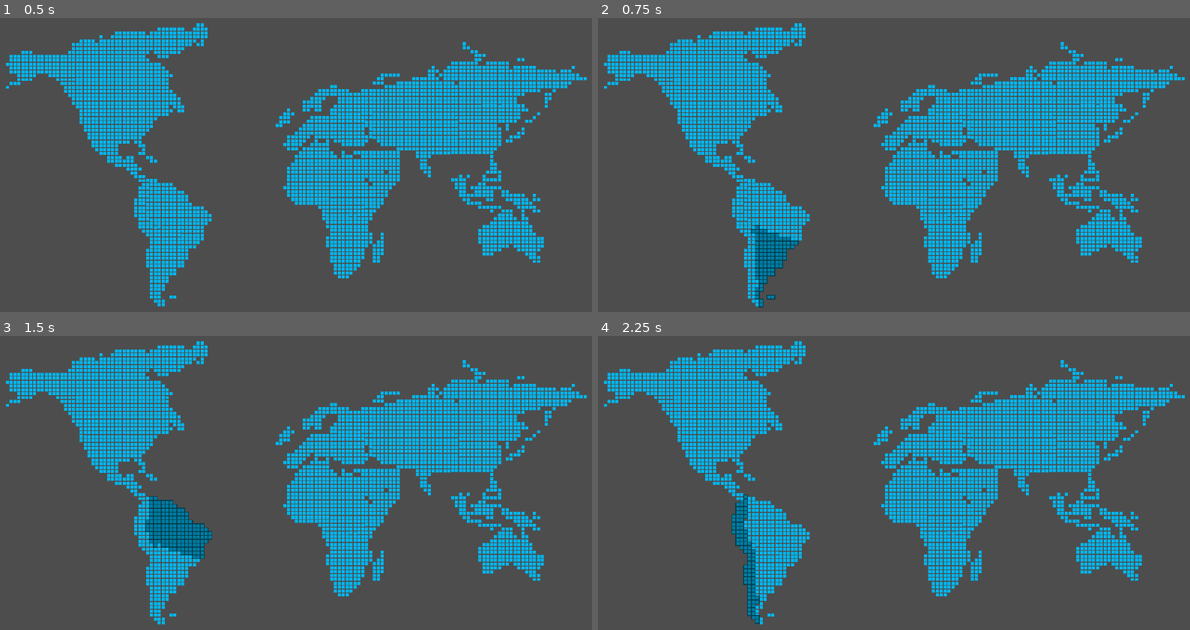
Above: before the commit, frames 1-4 (two rows, left to right).
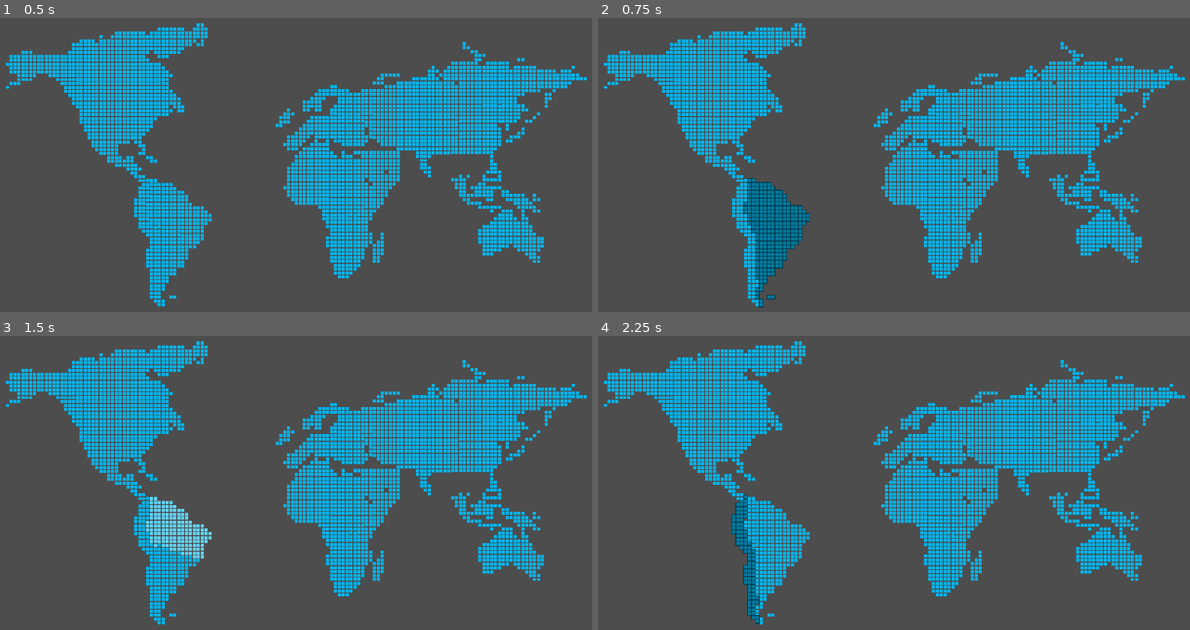
Above: after the commit, the same moments.

Repository: bula393/juegoMundialRTS
Game: Godot game, scene res://scenes/level.tscn
Two runs of this game, one before a commit and one after it. Both use one fixed random seed, a clock stepped at 60 frames per second and the inputs below.
Inputs (mouse positions are in pixels of both pictures, inside the frame that each line leads up to):
- Up to frame 1 (0.5 s): no input
- Up to frame 2 (0.75 s): click (775, 264) at 0.5 s
- Up to frame 3 (1.5 s): click (177, 527) at 1.25 s
- Up to frame 4 (2.25 s): click (746, 562) at 2 s

Frame 1 is identical in both runs. In frame 2, 1.5% of the frame differs, in the area x 24-36%, y 54-76%; in frame 3, 1.5%; in frame 4, nothing differs.

Commit message:
Armada estructura seleccion por jugadores

Diff:
--- a/rts-mundial/scripts/mapa.gd
+++ b/rts-mundial/scripts/mapa.gd
@@ -1,9 +1,20 @@
 extends Node2D
 
+var paisesJugable:Array[PaisJugable] = []
 
 # Called when the node enters the scene tree for the first time.
 func _ready() -> void:
-	pass # Replace with function body.
+	for pais in get_children():
+		if(pais.name != "Brasil"):
+			var p : PaisJugable = PaisJugable.new()
+			p.crear(pais)
+			paisesJugable.append(p)
+		else:
+			for p in paisesJugable:
+				if p.nombrePais == "Argentina":
+					p.agregaTerritorio(pais)
+					break
+
 
 
 # Called every frame. 'delta' is the elapsed time since the previous frame.
--- /dev/null
+++ b/rts-mundial/scripts/paisJugable.gd
@@ -0,0 +1,25 @@
+extends Node
+class_name PaisJugable
+
+var nombrePais
+var territoriosPropios := []
+var	construccionesHechas := []
+var construccionesEnProceso := []
+var tropasTerrestres
+var tropasMaritimas
+var	tropasAerias
+
+func crear(boton_territorio: TextureButton) -> void:
+	nombrePais = boton_territorio.name
+	agregaTerritorio(boton_territorio)
+
+func agregaTerritorio(botonTerritorio: TextureButton) -> void:
+	territoriosPropios.append(botonTerritorio)
+	botonTerritorio.pressed.connect(territorioPresionado.bind(botonTerritorio))
+
+func territorioPresionado(territorio: TextureButton) -> void:
+	seleccionar_todos(territorio.button_pressed)
+
+func seleccionar_todos(estado: bool) -> void:
+	for territorio in territoriosPropios:
+		territorio.set_pressed_no_signal(estado)
Not shown, added: rts-mundial/scripts/paisJugable.gd.uid
